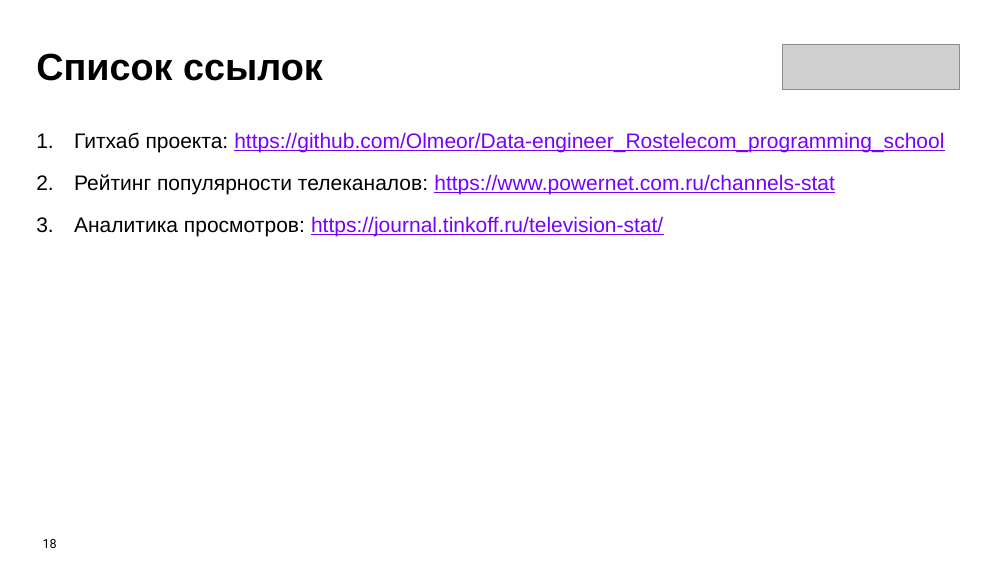
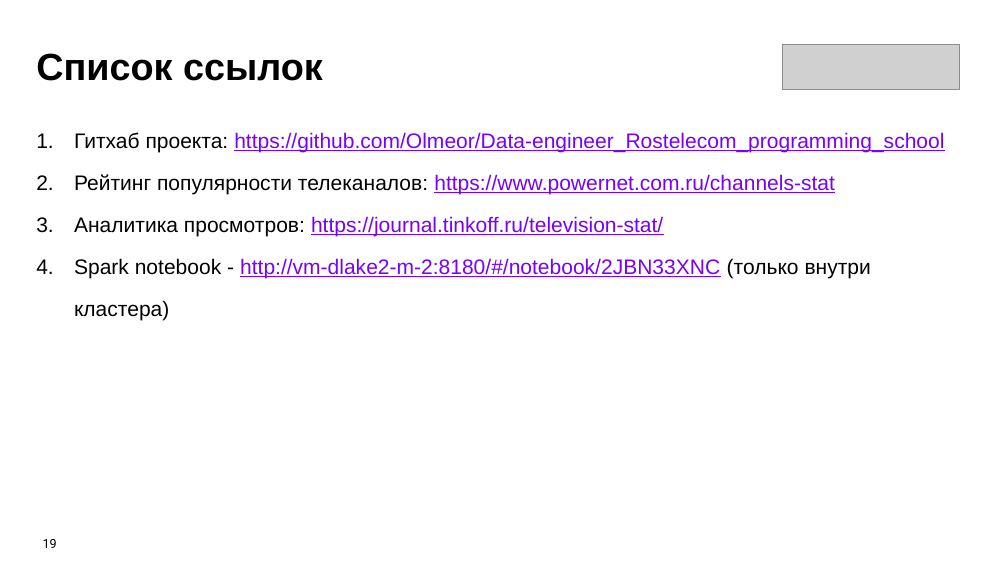
Before and after one commit to Olmeor/Data-engineer_Rostelecom_programming_school, a slide deck: slide 19 of Сertification/presentation.pptx (slide 18 before the commit). Drawn at 1008x567 pixels with LibreOffice and Linux fonts; fonts in the diff are those of the drawing; grey boxes stand for pictures. Boxes give left, top, right and bottom in pixels: in the first picture for what was removed or moved away, otherwise in the second. Text is boxed around its words. In the diff, an @@ line names an element or a change of style, - is before the commit and + after.

```diff
--- a/Сertification/presentation.pptx
+++ b/Сertification/presentation.pptx
@@ text at (74, 258, 871, 320): paragraph added @@
+4. Spark notebook - http://vm-dlake2-m-2:8180/#/notebook/2JBN33XNC (только внутри кластера)
```
Also in this commit, not shown: 3 other slides changed, 2 slides added, 1 slide removed, 5 other files.
